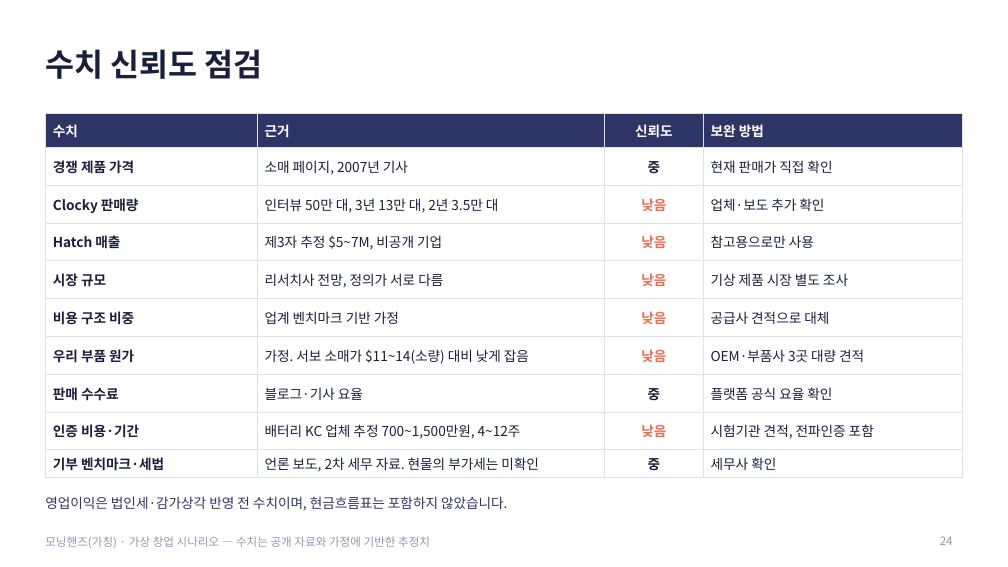
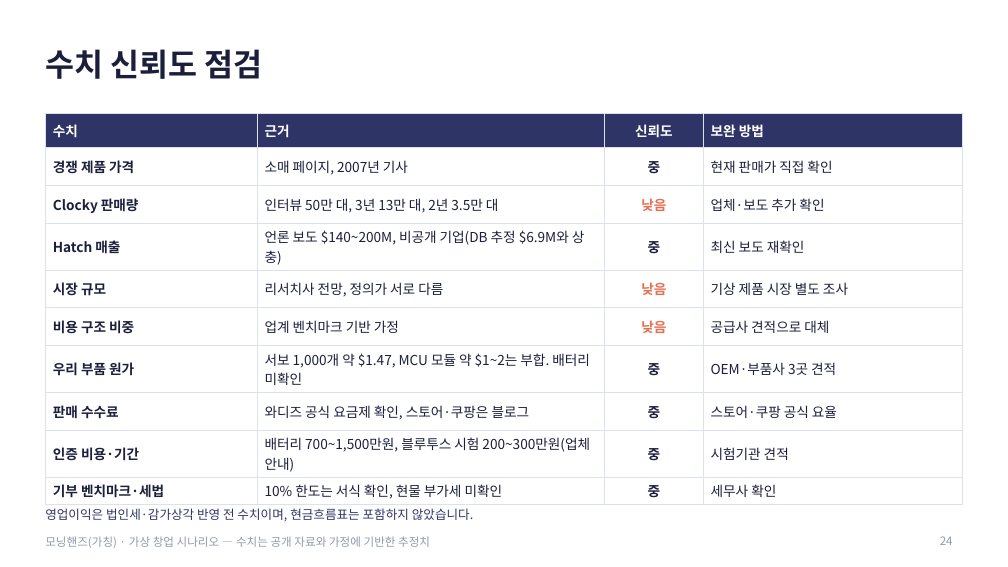
Before and after one commit to g975682-source/-, a slide deck: slide 24 of MorningHands_Business_Analysis.pptx. Drawn at 1008x567 pixels with LibreOffice and Linux fonts; fonts in the diff are those of the drawing. Boxes give left, top, right and bottom in pixels: in the first picture for what was removed or moved away, otherwise in the second. Text is boxed around its words. In the diff, an @@ line names an element or a change of style, - is before the commit and + after.

```diff
--- a/MorningHands_Business_Analysis.pptx
+++ b/MorningHands_Business_Analysis.pptx
@@ table at [45,113,963,503] @@
-row 4: Hatch 매출 | 제3자 추정 $5~7M, 비공개 기업 | 낮음 | 참고용으로만 사용
+row 4: Hatch 매출 | 언론 보도 $140~200M, 비공개 기업(DB 추정 $6.9M와 상충) | 중 | 최신 보도 재확인
-row 7: 우리 부품 원가 | 가정. 서보 소매가 $11~14(소량) 대비 낮게 잡음 | 낮음 | OEM·부품사 3곳 대량 견적
+row 7: 우리 부품 원가 | 서보 1,000개 약 $1.47, MCU 모듈 약 $1~2는 부합. 배터리 미확인 | 중 | OEM·부품사 3곳 견적
-row 8, column 2: 블로그·기사 요율
+row 8, column 2: 와디즈 공식 요금제 확인, 스토어·쿠팡은 블로그
-row 8, column 4: 플랫폼 공식 요율 확인
+row 8, column 4: 스토어·쿠팡 공식 요율
-row 9: 인증 비용·기간 | 배터리 KC 업체 추정 700~1,500만원, 4~12주 | 낮음 | 시험기관 견적, 전파인증 포함
+row 9: 인증 비용·기간 | 배터리 700~1,500만원, 블루투스 시험 200~300만원(업체 안내) | 중 | 시험기관 견적
-row 10, column 2: 언론 보도, 2차 세무 자료. 현물의 부가세는 미확인
+row 10, column 2: 10% 한도는 서식 확인, 현물 부가세 미확인
@@ text "영업이익은 법인세·감가상각 반영 전 수치이며, ...": place and size @@
-text "영업이익은 법인세·감가상각 반영 전 수치이며, ..." at [45,496,507,510]
+text "영업이익은 법인세·감가상각 반영 전 수치이며, ..." at [45,508,473,521]
@@ text "영업이익은 법인세·감가상각 반영 전 수치이며, ..." at [45,508,473,521]: size 13 to 12 pt @@
```
Also in this commit, not shown: 10 other slides changed.
